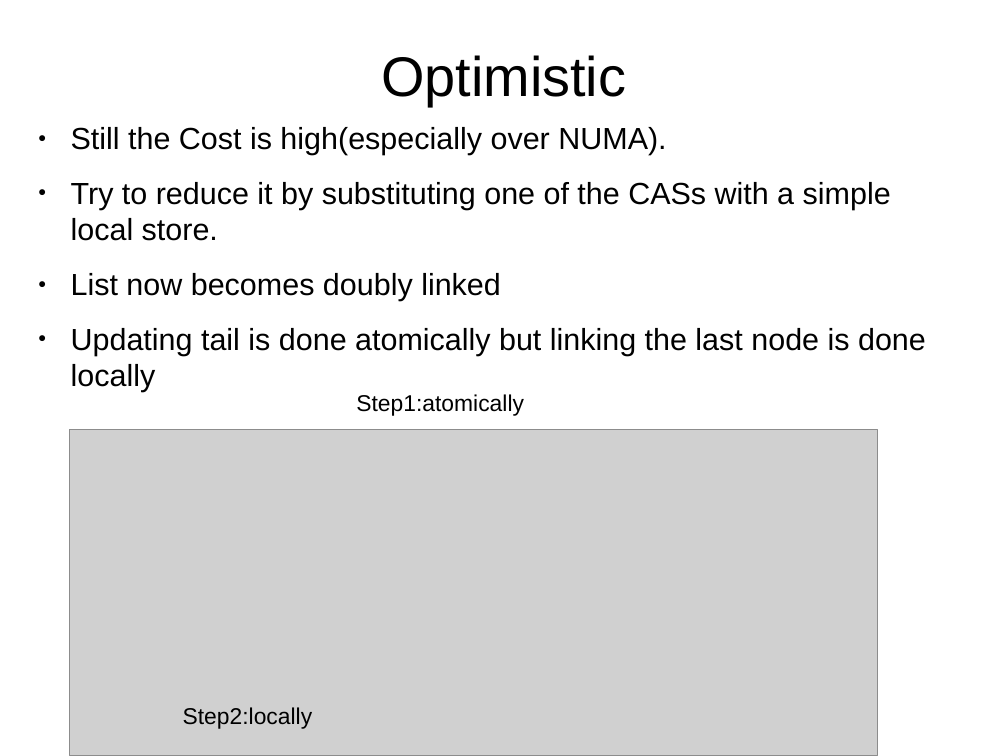
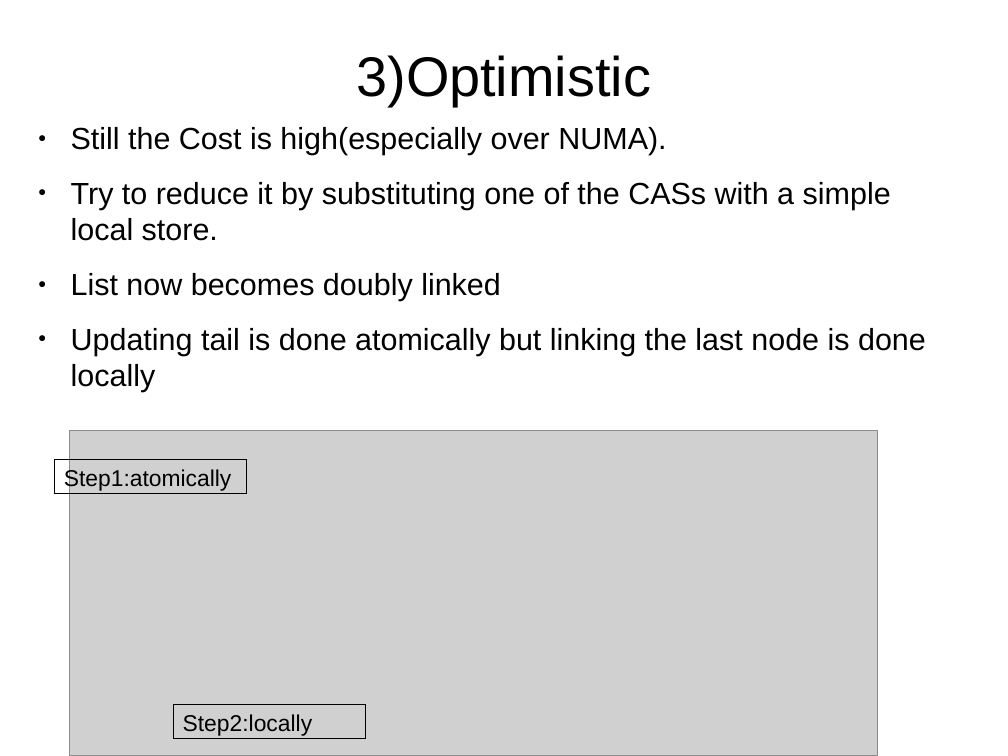
Before and after one commit to mpastyl/my_thesis, a slide deck: slide 32 of presentation.odp. Drawn at 1008x756 pixels with LibreOffice and Linux fonts; fonts in the diff are those of the drawing; grey boxes stand for pictures. Boxes give left, top, right and bottom in pixels: in the first picture for what was removed or moved away, otherwise in the second. Text is boxed around its words. In the diff, an @@ line names an element or a change of style, - is before the commit and + after.

```diff
--- a/presentation.odp
+++ b/presentation.odp
@@ title at bbox=[356, 55, 651, 106]: text changed @@
-Optimistic
+3)Optimistic
@@ rectangle "Step1:atomically" at bbox=[55, 459, 247, 494]: outline none to #000000 0 pt @@
@@ rectangle "Step1:atomically": place and size @@
-rectangle "Step1:atomically" at bbox=[356, 394, 524, 416]
+rectangle "Step1:atomically" at bbox=[55, 459, 247, 494]
@@ rectangle "Step2:locally": place and size @@
-rectangle "Step2:locally" at bbox=[183, 707, 312, 729]
+rectangle "Step2:locally" at bbox=[174, 704, 366, 739]
@@ rectangle "Step2:locally" at bbox=[174, 704, 366, 739]: outline none to #000000 0 pt @@
```
Also in this commit, not shown: 6 other slides changed, 2 slides added, 2 slides removed.
